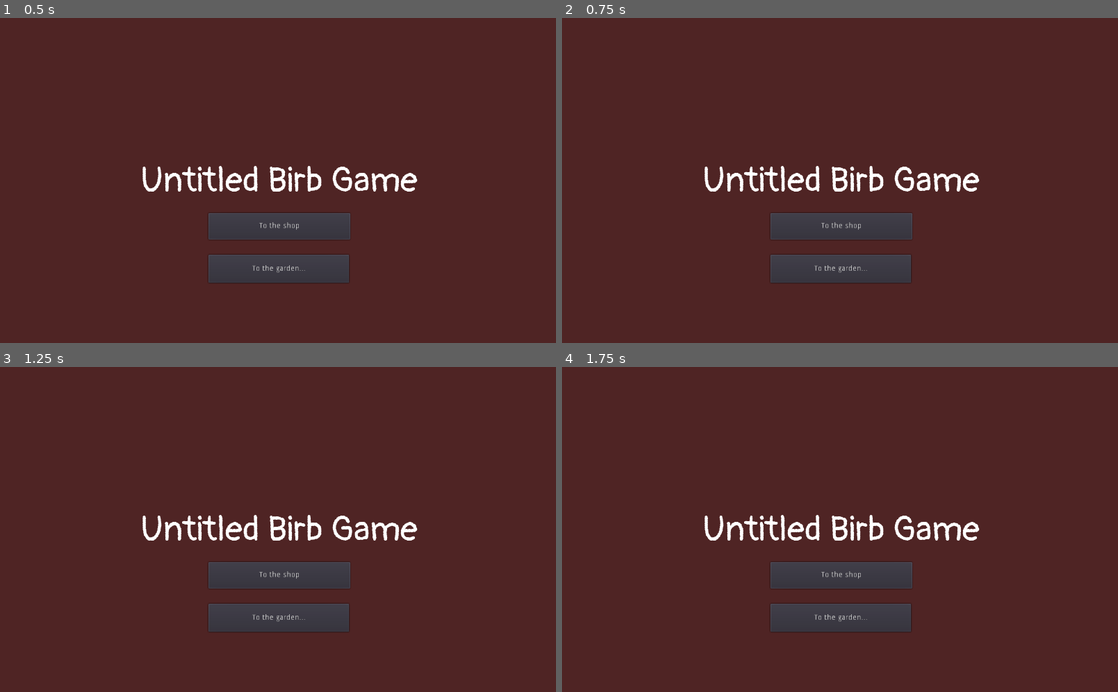
Above: before the commit, frames 1-4 (two rows, left to right).
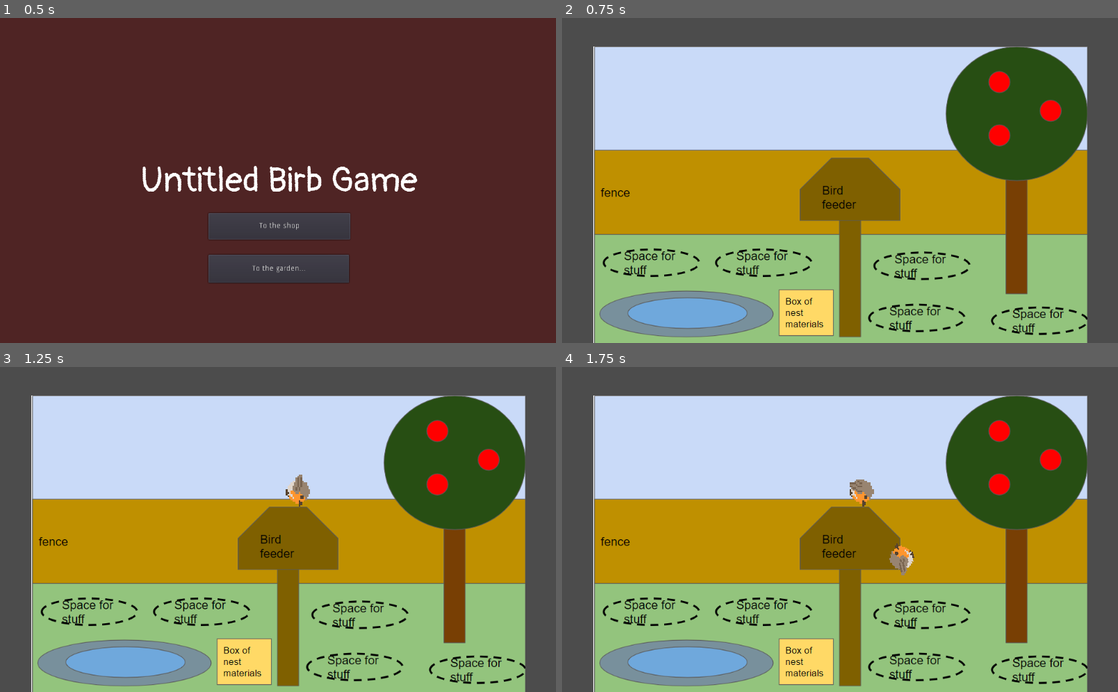
Above: after the commit, the same moments.

Repository: Binney/tori-atsume
Game: Godot game, scene res://Splash.tscn
Two runs of this game, one before a commit and one after it. Both use one fixed random seed, a clock stepped at 60 frames per second and the inputs below.
Inputs (mouse positions are in pixels of both pictures, inside the frame that each line leads up to):
- Up to frame 1 (0.5 s): no input
- Up to frame 2 (0.75 s): click "Enter garden" (after the commit: "To the garden...") at 0.5 s
- Up to frame 3 (1.25 s): no input
- Up to frame 4 (1.75 s): click (589, 386) at 1.25 s, where only the run before the commit has a clickable "Enter garden"

Frame 1 is identical in both runs. In frame 2, 100% of the frame differs, in the area x 0-100%, y 0-100%; in frame 3, 100%; in frame 4, 100%.

Commit message:
update project

Diff:
--- a/project/project.godot
+++ b/project/project.godot
@@ -19,11 +19,6 @@
 run/main_scene="res://Splash.tscn"
 config/icon="res://icon.png"
 
-[autoload]
-
-Inventory="*res://Inventory.tscn"
-InventoryManagement="*res://InventoryManagement.gd"
-
 [display]
 
 window/stretch/mode="2d"
